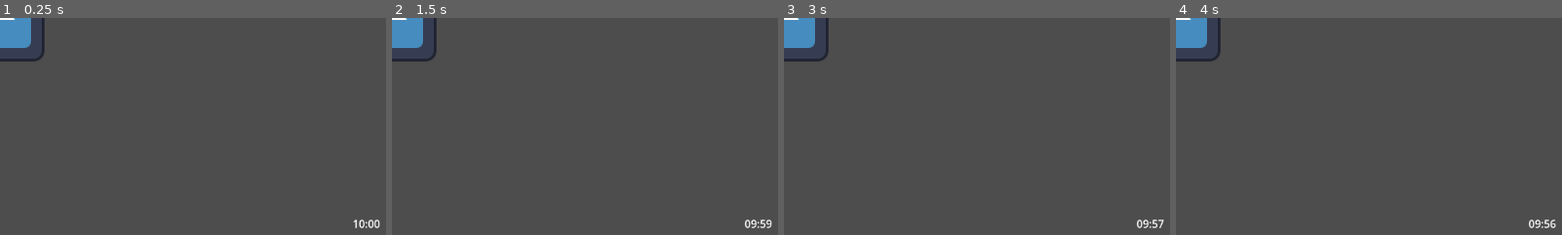
Above: before the commit, frames 1-4 (left to right).
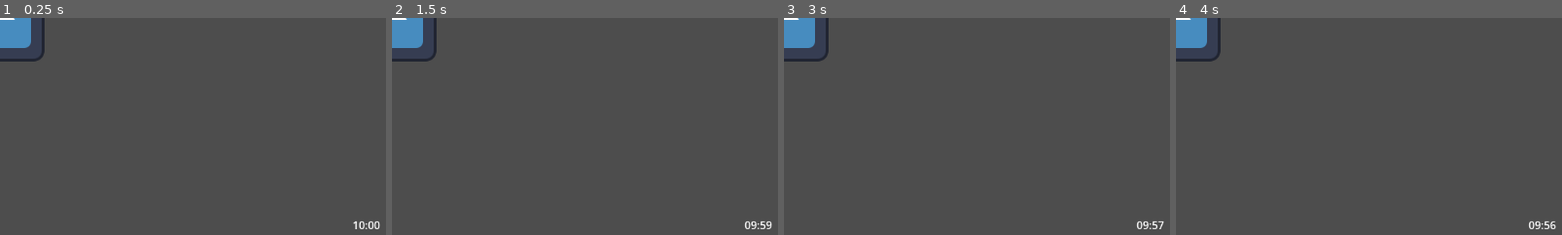
Above: after the commit, the same moments.

Repository: jphulse/591_escape_room
Game: Godot game, scene res://main/main.tscn
Two runs of this game, one before a commit and one after it. Both use one fixed random seed, a clock stepped at 60 frames per second and the inputs below. The engine's default icon, where the game draws it, is replaced by a stand-in: a white triangle on a blue panel in a dark square.
Inputs (mouse positions are % of the whole screen's width and height, from its top left):
- Up to frame 1 (0.25 s): no input
- Up to frame 2 (1.5 s): tap Enter at 0.5 s; move the mouse to (72, 45) at 0.52 s; hold D (move_right) 0.53-1.28 s; tap E (interact) at 0.6, 1.35 s; click (72, 45) at 0.67 s; move the mouse to (30, 55) at 1.27 s; hold S (move_down) from 1.28 s (still down); click (30, 55) at 1.42 s
- Up to frame 3 (3 s): move the mouse to (60, 28) at 2.02 s; release S (move_down) at 2.03 s; hold D (move_right) 2.03-2.78 s; tap E (interact) at 2.1, 2.85 s; click (60, 28) at 2.17 s; tap Space at 2.75 s; move the mouse to (45, 70) at 2.77 s; hold W (move_up) from 2.78 s (still down); click (45, 70) at 2.92 s
- Up to frame 4 (4 s): tap Enter at 3.5 s; move the mouse to (80, 65) at 3.52 s; release W (move_up) at 3.53 s; hold A (move_left) from 3.53 s (still down); tap E (interact) at 3.6 s; click (80, 65) at 3.67 s
The pictures show only the part of the screen within x 50-100%, y 50-100%; the shares and areas given below are measured in that part.

The runs differ from the first frame. In frame 1, 0.2% of the frame differs, in the area x 91-99%, y 92-98%; in frame 2, 0.2%; in frame 3, 0.2%; in frame 4, 0.2%.

Commit message:
Fixed bug with input in control scenes

Diff:
--- a/escape-room/main/main.tscn
+++ b/escape-room/main/main.tscn
@@ -19,14 +19,13 @@
 
 [node name="CanvasLayer" type="CanvasLayer" parent="." unique_id=1678019845]
 
-[node name="PuzzleUi" parent="CanvasLayer" unique_id=261160131 instance=ExtResource("3_xwkvk")]
-visible = false
-
 [node name="WorldUI" type="Control" parent="CanvasLayer" unique_id=146645376]
 layout_mode = 3
 anchors_preset = 0
+offset_top = 2.0
 offset_right = 1148.0
-offset_bottom = 644.0
+offset_bottom = 646.0
+mouse_filter = 2
 
 [node name="TimeClock" type="Label" parent="CanvasLayer/WorldUI" unique_id=1195528305]
 unique_name_in_owner = true
@@ -35,6 +34,9 @@
 offset_top = 618.0
 offset_right = 1138.0
 offset_bottom = 641.0
+
+[node name="PuzzleUi" parent="CanvasLayer" unique_id=261160131 instance=ExtResource("3_xwkvk")]
+visible = false
 
 [node name="AlwaysActive" type="Node" parent="." unique_id=2124439931]
 process_mode = 3
--- a/escape-room/puzzles/microgames/rythym/rythym_microgame.gd
+++ b/escape-room/puzzles/microgames/rythym/rythym_microgame.gd
@@ -73,3 +73,7 @@
 
 func _on_spawn_timer_timeout() -> void:
 	lanes.pick_random().spawn_beat(beat_value, beat_velocity)
+
+
+func _on_area_2d_mouse_entered() -> void:
+	print("MOUSE ENTERED ")
--- a/escape-room/puzzles/microgames/rythym/rythym_microgame.tscn
+++ b/escape-room/puzzles/microgames/rythym/rythym_microgame.tscn
@@ -64,5 +64,6 @@
 
 [connection signal="area_entered" from="Area2D" to="." method="_on_area_2d_area_entered"]
 [connection signal="area_exited" from="Area2D" to="." method="_on_area_2d_area_exited"]
+[connection signal="mouse_entered" from="Area2D" to="." method="_on_area_2d_mouse_entered"]
 [connection signal="area_entered" from="DeathBarrier" to="." method="_on_death_barrier_area_entered"]
 [connection signal="timeout" from="SpawnTimer" to="." method="_on_spawn_timer_timeout"]
--- /dev/null
+++ b/escape-room/puzzles/microgames/safe Cracking/safe_cracking.gd
@@ -0,0 +1,11 @@
+extends Puzzle
+
+
+# Called when the node enters the scene tree for the first time.
+func _ready() -> void:
+	super._ready()
+
+
+# Called every frame. 'delta' is the elapsed time since the previous frame.
+func _process(delta: float) -> void:
+	pass
--- /dev/null
+++ b/escape-room/puzzles/microgames/safe Cracking/safe_cracking.tscn
@@ -0,0 +1,7 @@
+[gd_scene format=3 uid="uid://cle72ed8duxt1"]
+
+[ext_resource type="Script" uid="uid://bmitifymtk0wu" path="res://puzzles/microgames/safe Cracking/safe_cracking.gd" id="1_8rpge"]
+
+[node name="SafeCracking" type="Node" unique_id=1857508922]
+script = ExtResource("1_8rpge")
+metadata/_custom_type_script = "uid://dc2f6gf80707h"
Not shown, added: escape-room/puzzles/microgames/safe Cracking/safe_cracking.gd.uid
